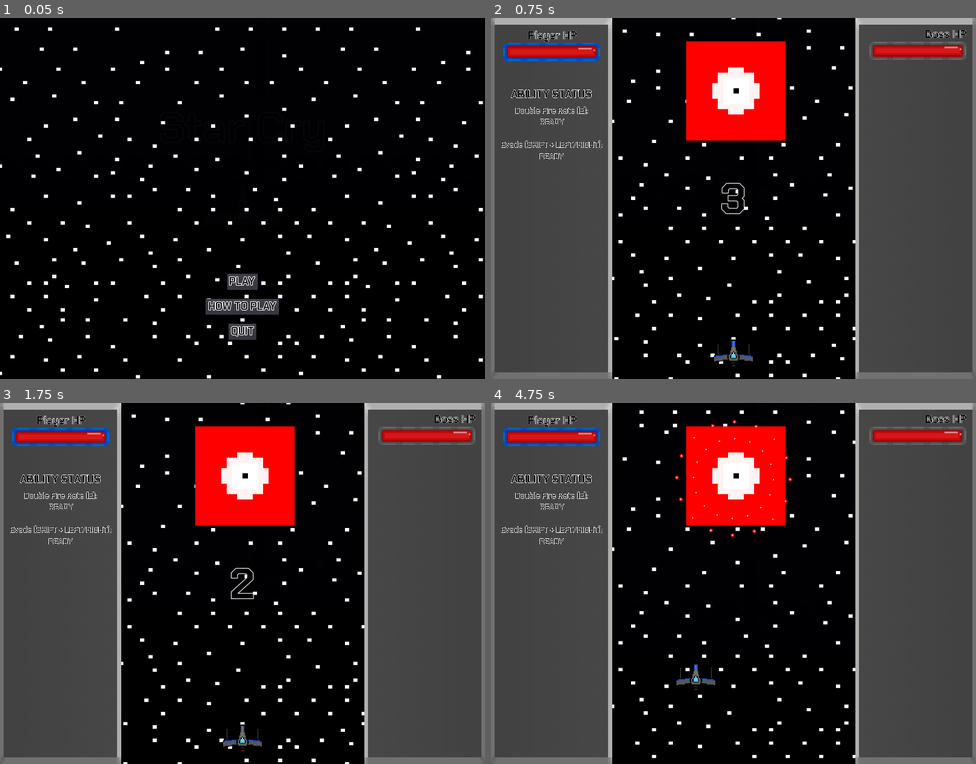
Above: before the commit, frames 1-4 (two rows, left to right).
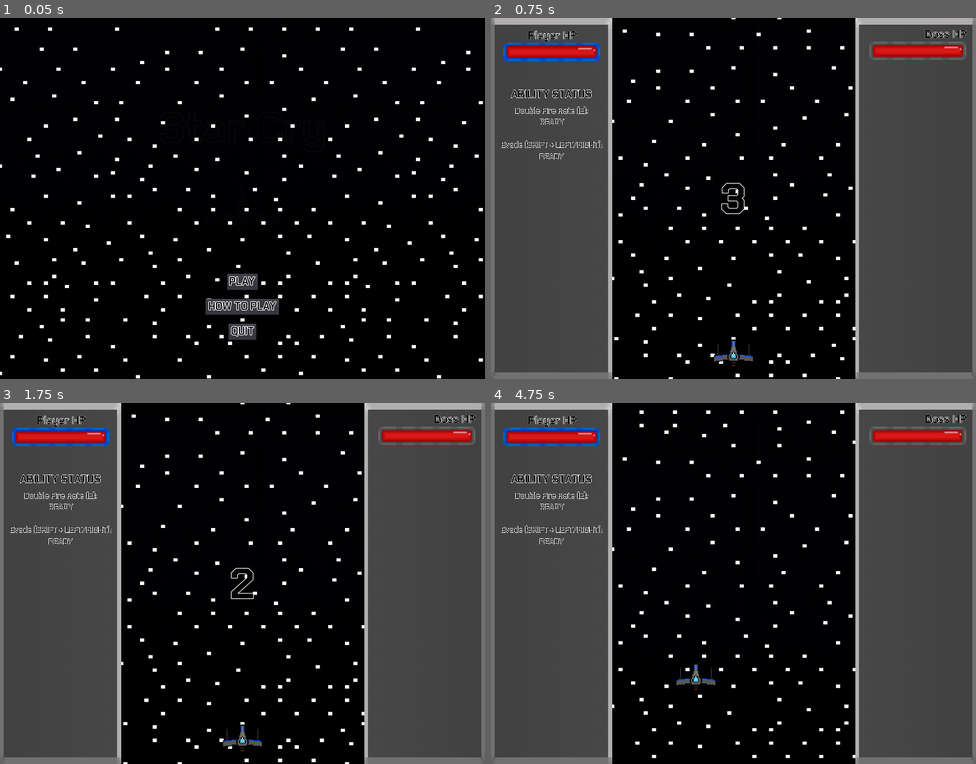
Above: after the commit, the same moments.

Repository: Cecilist/Final-BossFightBulletShooter
Game: Godot game, scene res://Menu/MainMenu.tscn
Two runs of this game, one before a commit and one after it. Both use one fixed random seed, a clock stepped at 60 frames per second and the inputs below.
Inputs:
- Up to frame 1 (0.05 s): no input
- Up to frame 2 (0.75 s): click "PLAY" at 0.5 s
- Up to frame 3 (1.75 s): tap Enter (play_game) at 1.25 s; hold D (move_right) from 1.28 s (still down); hold Shift (evade) from 1.28 s (still down)
- Up to frame 4 (4.75 s): tap Space (shoot) at 2, 3.6 s; release D (move_right) at 2.03 s; release Shift (evade) at 2.03 s; hold S (move_down) 2.03-2.78 s; tap E (fire_rate_ability) at 2.1 s; hold D (move_right) 2.78-3.53 s; tap Enter (play_game) at 2.85, 3.5 s; hold W (move_up) 3.53-4.28 s; hold A (move_left) from 4.28 s (still down); tap Tab (to_next_screen) at 4.35 s

Frame 1 is identical in both runs. In frame 2, 5.6% of the frame differs, in the area x 40-61%, y 6-34%; in frame 3, 5.6%; in frame 4, 5.7%, in the area x 37-63%, y 4-38%.

Commit message:
Fixed the top level boundry, added spawn in timer to boss

Diff:
--- a/project/Boss/Boss.gd
+++ b/project/Boss/Boss.gd
@@ -13,7 +13,8 @@
 var _pattern_counter: int = 0
 
 
-func _ready():
+func _on_SpawmInTimer_timeout():
+	visible = true
 	_pattern_n_way_Straight()
 	$PatternSwitcher.start()
 
--- a/project/Boss/Boss.tscn
+++ b/project/Boss/Boss.tscn
@@ -16,6 +16,7 @@
 extents = Vector2( 147.405, 146.162 )
 
 [node name="Boss" type="KinematicBody2D"]
+visible = false
 script = ExtResource( 2 )
 
 [node name="AnimatedSprite" type="AnimatedSprite" parent="."]
@@ -51,6 +52,11 @@
 position = Vector2( 6.23627, -8.90897 )
 shape = SubResource( 2 )
 
+[node name="SpawmInTimer" type="Timer" parent="."]
+wait_time = 10.0
+autostart = true
+
 [connection signal="area_entered" from="Area2D" to="." method="_on_Area2D_area_entered"]
 [connection signal="timeout" from="BossShotTimer" to="." method="_on_BossShotTimer_timeout"]
 [connection signal="timeout" from="PatternSwitcher" to="." method="_on_PatternSwitcher_timeout"]
+[connection signal="timeout" from="SpawmInTimer" to="." method="_on_SpawmInTimer_timeout"]
--- a/project/Level/Level.tscn
+++ b/project/Level/Level.tscn
@@ -108,7 +108,6 @@
 shape = SubResource( 2 )
 
 [node name="TopBoundary" type="CollisionShape2D" parent="VerticalLevelBorders"]
-position = Vector2( -1278, -745.536 )
 rotation = -1.5708
 shape = SubResource( 3 )
 
--- a/project/Menu/MainMenu.tscn
+++ b/project/Menu/MainMenu.tscn
@@ -113,7 +113,7 @@
 scale = Vector2( 0.5, 0.5 )
 frames = SubResource( 2 )
 animation = "flying"
-frame = 3
+frame = 1
 playing = true
 
 [node name="TitleShipSprite" type="AnimatedSprite" parent="."]
Binary file added: project/Boss/BossBullet.png
Not shown, added: project/Boss/BossBullet.png.import
